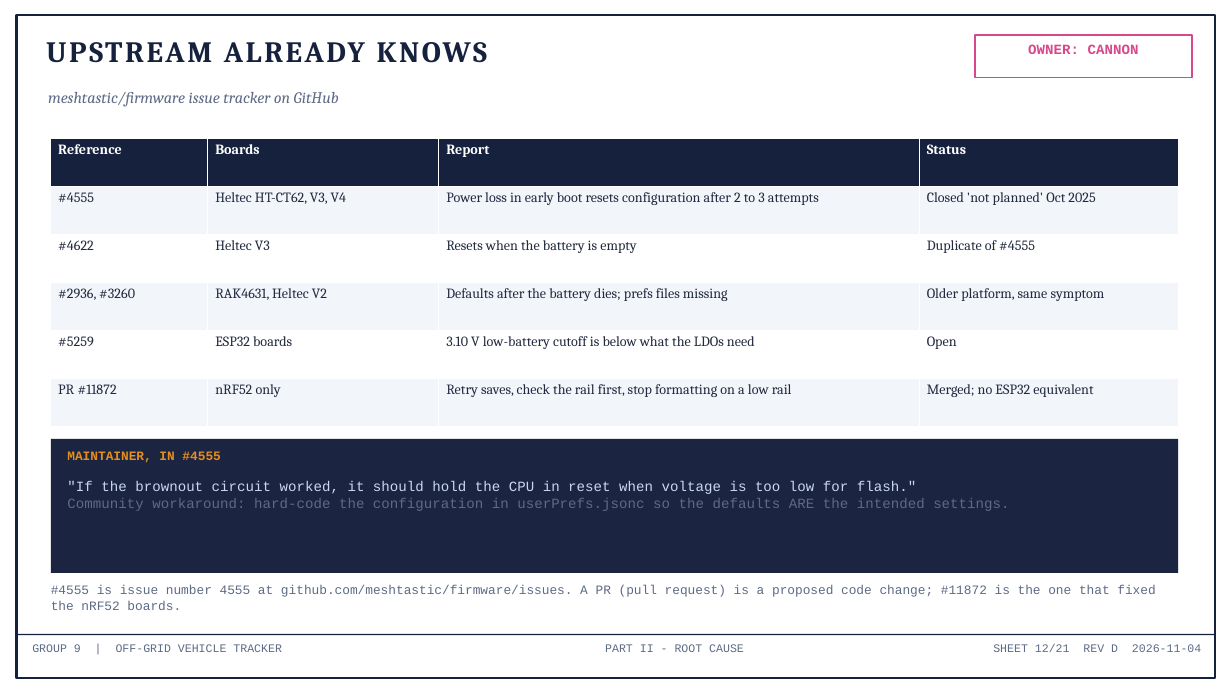
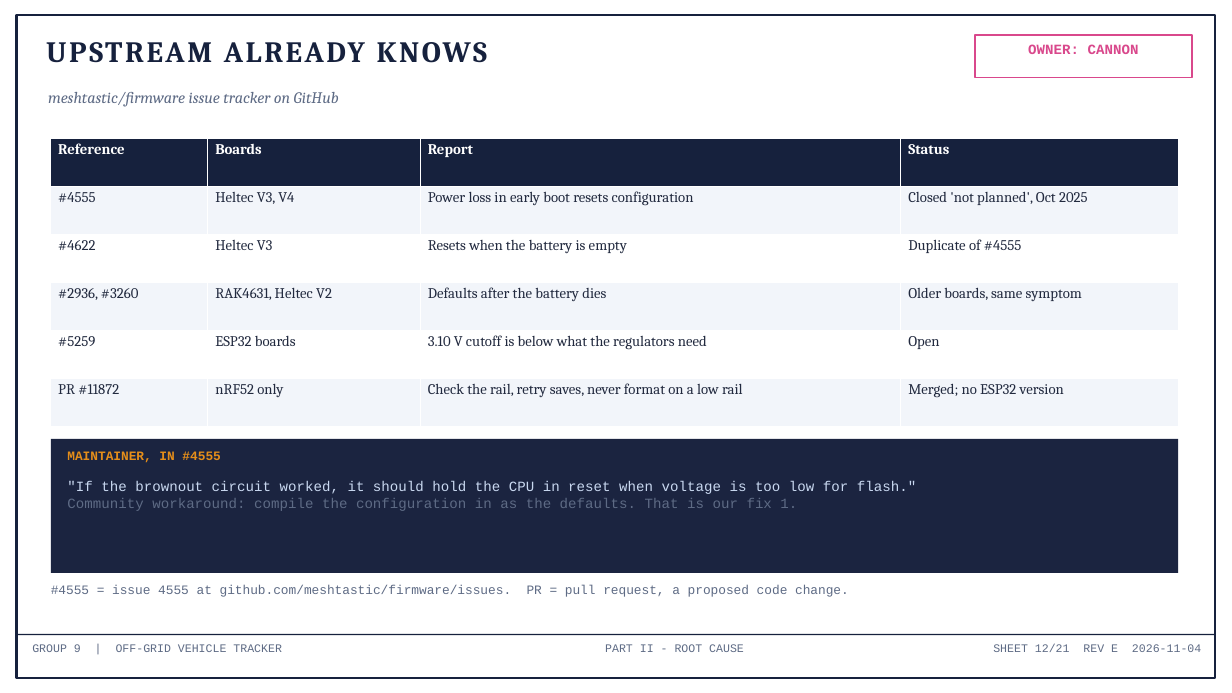
Before and after one commit to deosgracius/offgrid-vehicle-tracker, a slide deck: slide 12 of docs/presentations/Group9_Presentation.pptx. Drawn at 1232x693 pixels with LibreOffice and Linux fonts; fonts in the diff are those of the drawing. Boxes give left, top, right and bottom in pixels: in the first picture for what was removed or moved away, otherwise in the second. Text is boxed around its words. In the diff, an @@ line names an element or a change of style, - is before the commit and + after.

```diff
--- a/docs/presentations/Group9_Presentation.pptx
+++ b/docs/presentations/Group9_Presentation.pptx
@@ table at box(51, 139, 1178, 427) @@
-row 2: #4555 | Heltec HT-CT62, V3, V4 | Power loss in early boot resets configuration after 2 to 3 attempts | Closed 'not planned' Oct 2025
+row 2: #4555 | Heltec V3, V4 | Power loss in early boot resets configuration | Closed 'not planned', Oct 2025
-row 4, column 3: Defaults after the battery dies; prefs files missing
+row 4, column 3: Defaults after the battery dies
-row 4, column 4: Older platform, same symptom
+row 4, column 4: Older boards, same symptom
-row 5, column 3: 3.10 V low-battery cutoff is below what the LDOs need
+row 5, column 3: 3.10 V cutoff is below what the regulators need
-row 6, column 3: Retry saves, check the rail first, stop formatting on a low rail
+row 6, column 3: Check the rail, retry saves, never format on a low rail
-row 6, column 4: Merged; no ESP32 equivalent
+row 6, column 4: Merged; no ESP32 version
@@ size 11 to 11.5 pt in "Reference", "Boards", "Report", "Status" and 12 more places @@
@@ text at box(67, 498, 797, 511): text changed @@
-Community workaround: hard-code the configuration in userPrefs.jsonc so the defaults ARE the intended settings.
+Community workaround: compile the configuration in as the defaults. That is our fix 1.
@@ text at box(51, 585, 849, 597): text changed @@
-#4555 is issue number 4555 at github.com/meshtastic/firmware/issues. A PR (pull request) is a proposed code change; #11872 is the one that fixed the nRF52 boards.
+#4555 = issue 4555 at github.com/meshtastic/firmware/issues. PR = pull request, a proposed code change.
@@ text at box(993, 644, 1201, 652): text changed @@
-SHEET 12/21 REV D 2026-11-04
+SHEET 12/21 REV E 2026-11-04
```
Also in this commit, not shown: 20 other slides changed, 24 other files.
